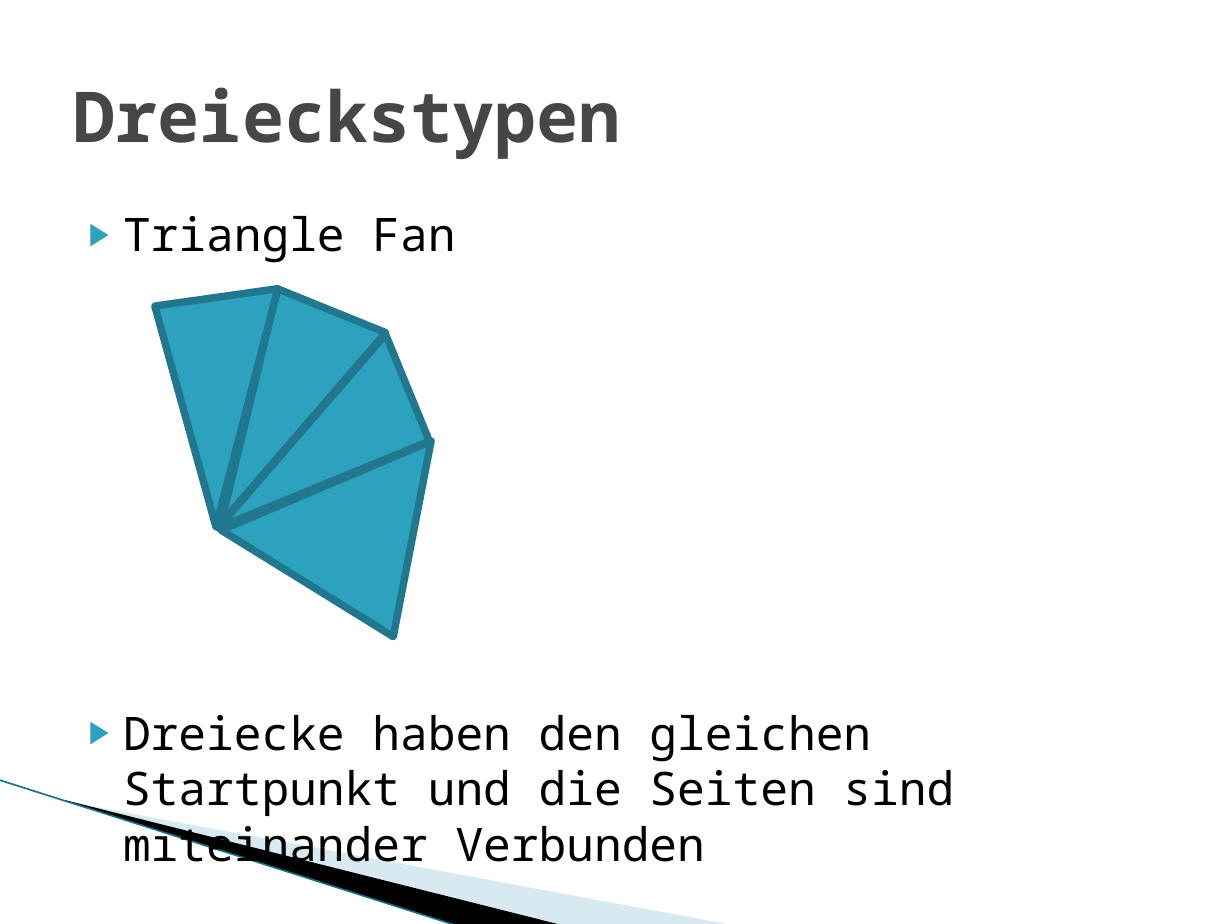
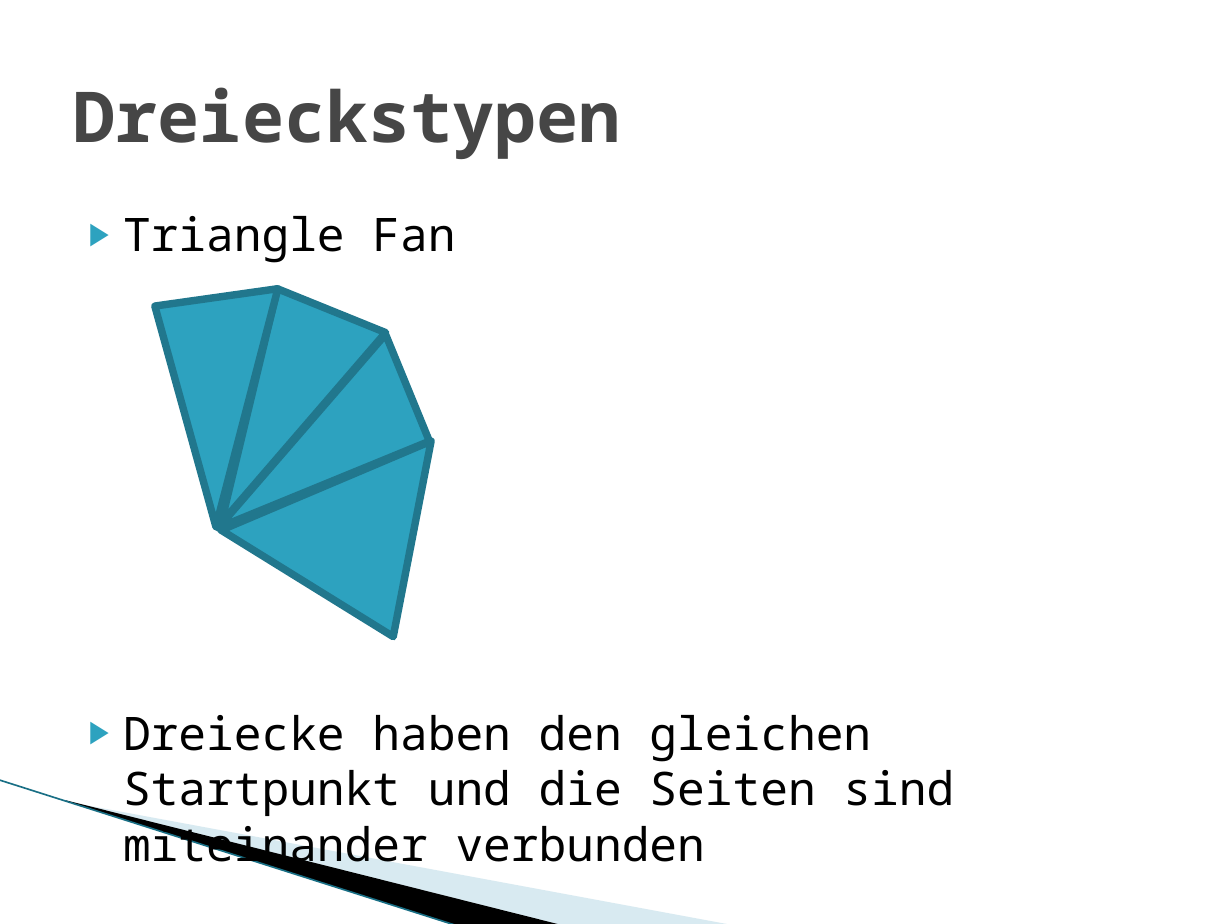
Before and after one commit to hft-swp/stuff, a slide deck: slide 36 of doku/präsentation nicht komplett/vCity-Präsentation.pptx. Drawn at 1232x924 pixels with LibreOffice and Linux fonts; fonts in the diff are those of the drawing; background and template pictures are left out. Boxes give left, top, right and bottom in pixels: in the first picture for what was removed or moved away, otherwise in the second. Text is boxed around its words. In the diff, an @@ line names an element or a change of style, - is before the commit and + after.

```diff
--- a/doku/präsentation nicht komplett/vCity-Präsentation.pptx
+++ b/doku/präsentation nicht komplett/vCity-Präsentation.pptx
@@ text at (123,715,954,873): text changed @@
-▶ Dreiecke haben den gleichen Startpunkt und die Seiten sind miteinander Verbunden
+▶ Dreiecke haben den gleichen Startpunkt und die Seiten sind miteinander verbunden
```
Also in this commit, not shown: 2 other slides changed.
